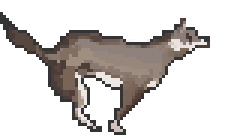
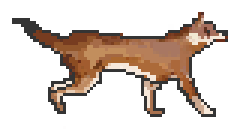
Layers edited between the first and the second 228x138 image:
showed group "Group 2 copy 4" (2 layers) over [12, 12, 228, 129]
painted on "Color Balance 1 copy" (2nd of 3, in "Group 1" › "Group 2 copy 4") over [63, 54, 183, 78]
hid "01", painted on it over [0, 12, 210, 135]
